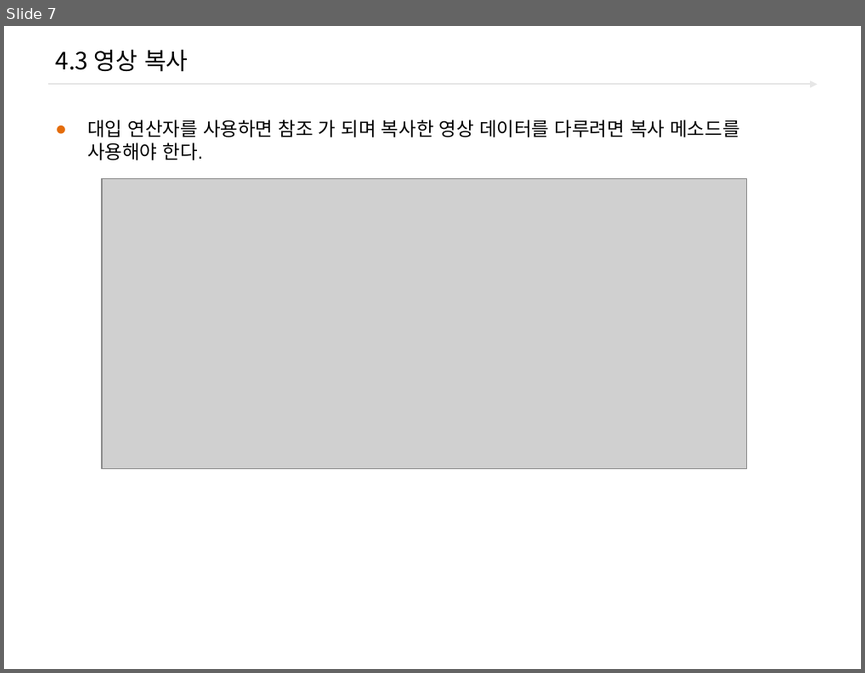
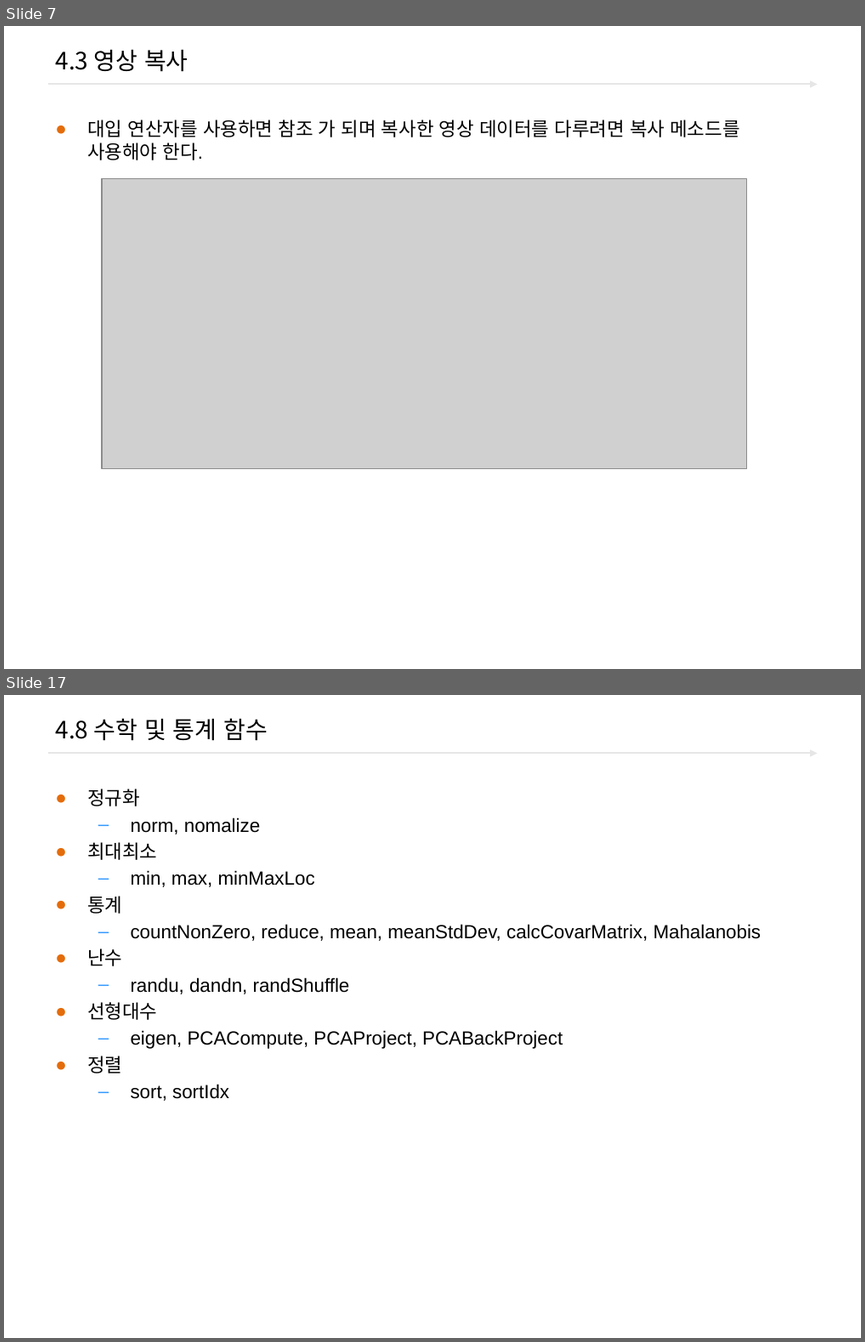
Before and after one commit to freshmea/ict_robot_dajung, a slide deck: pdf_ppt/2.OpenCV/Open_cv_04_기본 연산.pptx. Shown one above the other, each under a label of ours: slide 7 before the commit, slides 7 and 17 after it; the slides between them are not shown. The pictures are 865x673 and 865x1342 pixels, drawn with LibreOffice and Linux fonts; fonts in the diff are those of the drawing; grey boxes stand for pictures; background and template pictures are left out. Boxes give left, top, right and bottom in pixels: in the first picture for what was removed or moved away, otherwise in the second. Text is boxed around its words. In the diff, an @@ line names an element or a change of style, - is before the commit and + after.

```diff
--- a/pdf_ppt/2.OpenCV/Open_cv_04_기본 연산.pptx
+++ b/pdf_ppt/2.OpenCV/Open_cv_04_기본 연산.pptx
@@ slide 17 added at [4, 695, 861, 1338], background #FFFFFF; not listed: 1 template element that a slide beside it also shows @@
@@ title added at [55, 718, 268, 741], 20 pt, text #000000 @@
+4.8 수학 및 통계 함수
@@ text added at [87, 789, 761, 1100], 16 pt, text #000000 @@
+● 정규화
+  – norm, nomalize
+● 최대최소
+  – min, max, minMaxLoc
+● 통계
+  – countNonZero, reduce, mean, meanStdDev, calcCovarMatrix, Mahalanobis
+● 난수
+  – randu, dandn, randShuffle
+● 선형대수
+  – eigen, PCACompute, PCAProject, PCABackProject
+● 정렬
+  – sort, sortIdx
```
Also in this commit, not shown: 1 slide changed, 8 other slides added.
